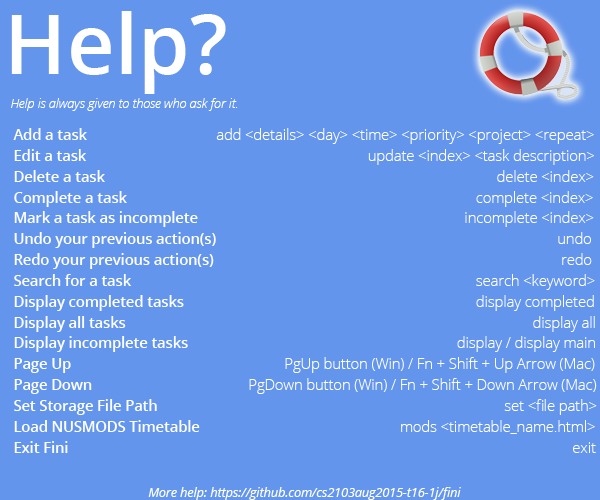
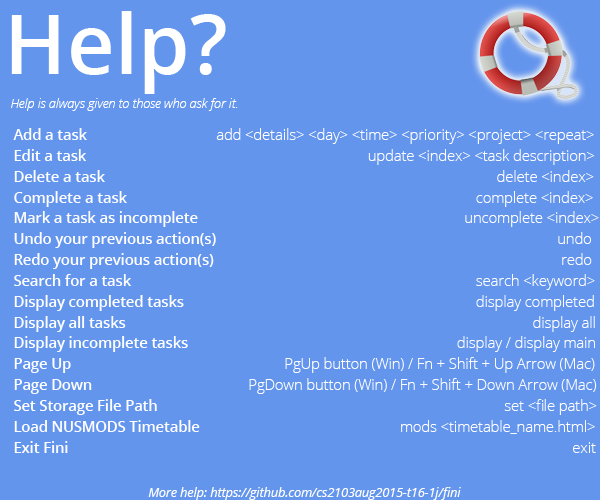
Revision of a layered (600, 500) image; what changed, layer by layer:
painted on "Add a task add <details> <day> <time> <priority> <p" over left=465, top=211, right=599, bottom=227
